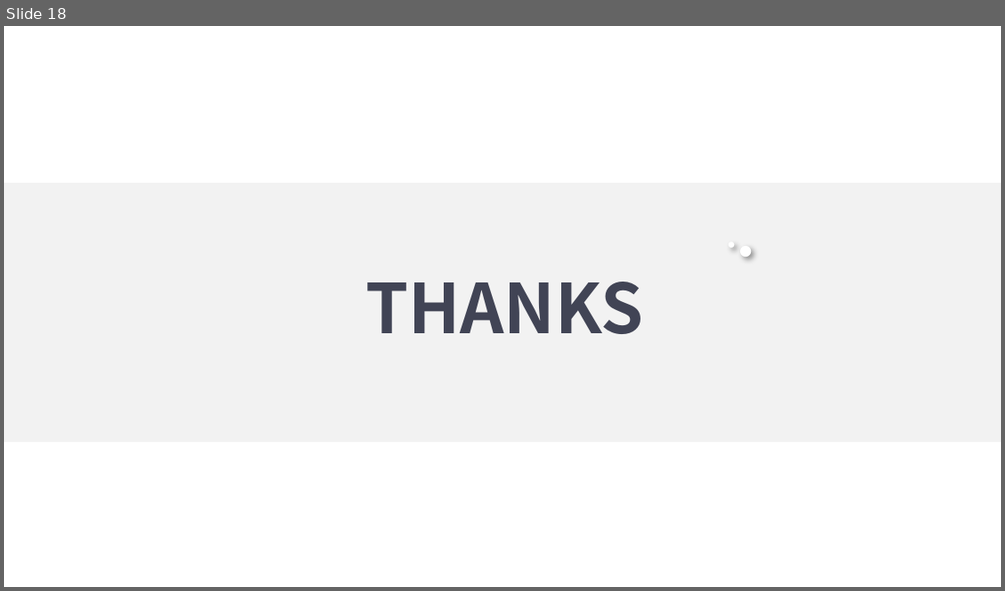
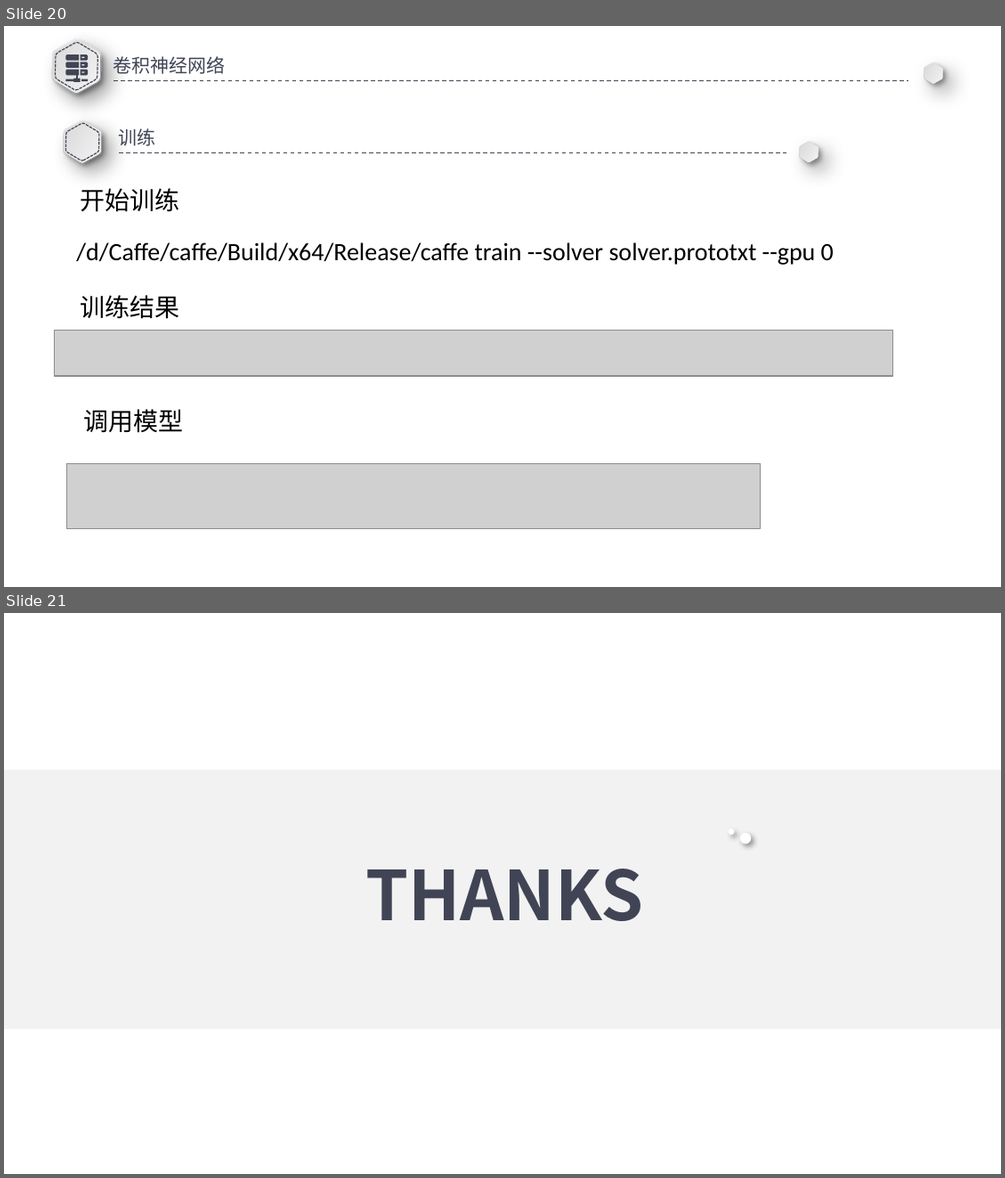
Before and after one commit to A7yanG/GA_Plank, a slide deck: 车牌.pptx. Shown one above the other, each under a label of ours: slide 18 before the commit, slides 20 and 21 after it. The pictures are 1005x591 and 1005x1178 pixels, drawn with LibreOffice and Linux fonts; fonts in the diff are those of the drawing; grey boxes stand for pictures. Boxes give left, top, right and bottom in pixels: in the first picture for what was removed or moved away, otherwise in the second. Text is boxed around its words. In the diff, an @@ line names an element or a change of style, - is before the commit and + after.

```diff
--- a/车牌.pptx
+++ b/车牌.pptx
@@ slide 20 added at bbox=[4, 26, 1001, 587], background #FFFFFF @@
@@ freeform shape added at bbox=[40, 31, 113, 103], fill gradient #D3D3D3 to #F9F9F9 @@
@@ freeform shape added at bbox=[42, 33, 111, 100], fill gradient #D3D3D3 to #F9F9F9 @@
@@ freeform shape added at bbox=[45, 36, 107, 97], outline #414455 0.75 pt dashed @@
@@ freeform shape added at bbox=[65, 54, 88, 82], fill #414455 @@
@@ text added at bbox=[113, 56, 225, 74], 13.5 pt, text #414455 @@
+  卷积神经网络
@@ freeform shape added at bbox=[920, 60, 947, 87], fill gradient #D3D3D3 to #F9F9F9 @@
@@ freeform shape added at bbox=[920, 60, 947, 86], fill gradient #D3D3D3 to #F9F9F9 @@
@@ line added from (113, 81) to (908, 81), #414455 0.75 pt dashed @@
@@ freeform shape added at bbox=[54, 114, 111, 170], fill gradient #D3D3D3 to #F9F9F9 @@
@@ freeform shape added at bbox=[57, 116, 110, 168], fill gradient #D3D3D3 to #F9F9F9 @@
@@ freeform shape added at bbox=[58, 119, 106, 166], outline #414455 0.75 pt dashed @@
@@ text added at bbox=[119, 128, 156, 146], 13.5 pt, text #414455 @@
+  训练
@@ line added from (119, 153) to (786, 153), #414455 0.75 pt dashed @@
@@ freeform shape added at bbox=[795, 139, 823, 166], fill gradient #D3D3D3 to #F9F9F9 @@
@@ freeform shape added at bbox=[795, 139, 822, 165], fill gradient #D3D3D3 to #F9F9F9 @@
@@ text added at bbox=[81, 188, 180, 212], 18 pt, text #000000 @@
+开始训练
@@ text added at bbox=[76, 242, 833, 265], 18 pt, text #000000 @@
+/d/Caffe/caffe/Build/x64/Release/caffe train --solver solver.prototxt --gpu 0
@@ text added at bbox=[81, 295, 180, 319], 18 pt, text #000000 @@
+训练结果
@@ picture added at bbox=[54, 330, 892, 376] @@
@@ text added at bbox=[83, 409, 183, 433], 18 pt, text #000000 @@
+调用模型
@@ picture added at bbox=[67, 464, 760, 528] @@
@@ what was slide 18 is now slide 21 @@
```
Also in this commit, not shown: 1 slide changed, 11 other slides added, 9 slides removed, 1 other file.
